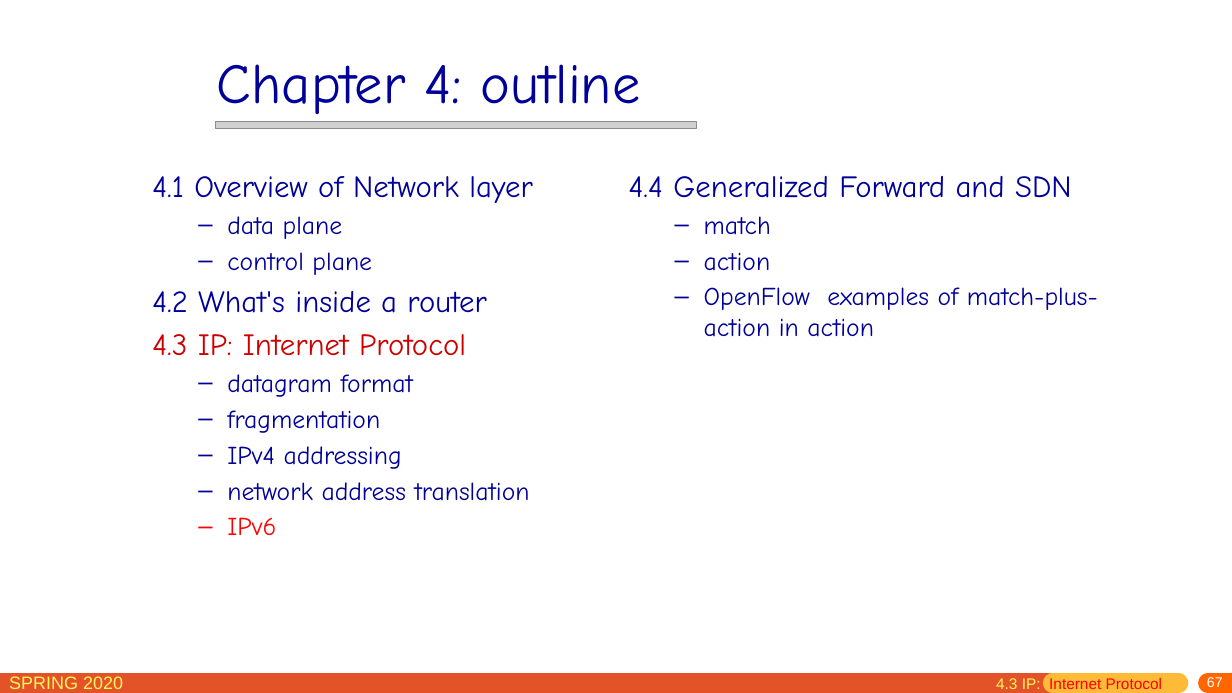
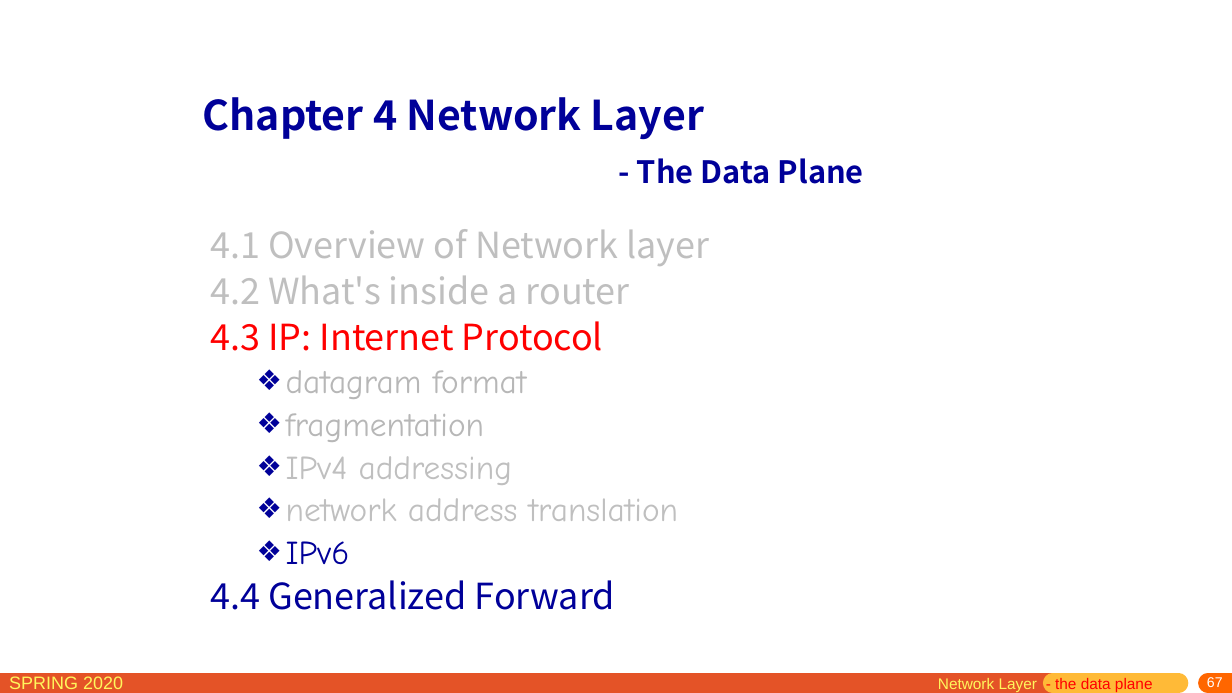
Before and after one commit to network-distributed/presentations, a slide deck: slide 67 of chapter4.pptx. Drawn at 1232x693 pixels with LibreOffice and Linux fonts; fonts in the diff are those of the drawing; grey boxes stand for pictures. Boxes give left, top, right and bottom in pixels: in the first picture for what was removed or moved away, otherwise in the second. Text is boxed around its words. In the diff, an @@ line names an element or a change of style, - is before the commit and + after.

Commit message:
done translating chapter IV

```diff
--- a/chapter4.pptx
+++ b/chapter4.pptx
@@ text at box(203, 97, 704, 140): text changed; size 44 to 32 pt; font Comic Neue to Noto Sans CJK SC; bold on @@
-Chapter 4: outline
+Chapter 4 Network Layer
@@ picture removed at box(216, 121, 697, 128) @@
@@ text removed at box(629, 176, 1098, 337) @@
-4.4 Generalized Forward and SDN
-  – match
-  – action
-  – OpenFlow examples of match-plus-action in action
@@ text added at box(637, 158, 864, 184), 24 pt, text #000099, bold @@
+- The Data Plane
@@ text "4.1 Overview of Network layer": place and size @@
-text "4.1 Overview of Network layer" at box(152, 176, 533, 535)
+text "4.1 Overview of Network layer" at box(210, 229, 709, 610)
@@ text at box(210, 229, 709, 565): size 24 to 28 pt, font Comic Neue to Noto Sans CJK SC in "4.1 Overview of Network layer", "4.2 What's inside a router", "4.3 IP: Internet Protocol"; text colour #000099 to #BFBFBF in "4.1 Overview of Network layer", "4.2 What's inside a router", "IPv4 addressing", "network address translation"; text colour #CC0000 to #FF0000 in "4.3 IP: Internet Protocol"; size 20 to 26 pt in "datagram format", "fragmentation", "IPv4 addressing", "network address translation" and 1 more places; text colour #000099 to #B7B7B7 in "datagram format", "fragmentation"; text colour #FF0000 to #000099 in "IPv6"; indent changed; line spacing 1 to 0.9; bullet – to ❖; more space between paragraphs @@
@@ text at box(227, 216, 372, 275): paragraphs removed @@
-  – data plane
-  – control plane
@@ text at box(210, 580, 615, 610): paragraph added @@
+4.4 Generalized Forward
@@ text added at box(938, 678, 1153, 692), 12 pt, text #FF0000 @@
+Network Layer - the data plane
@@ text removed at box(996, 678, 1162, 689) @@
-4.3 IP: Internet Protocol
```
Also in this commit, not shown: 14 other slides changed, 1 slide added, 1 other file.
